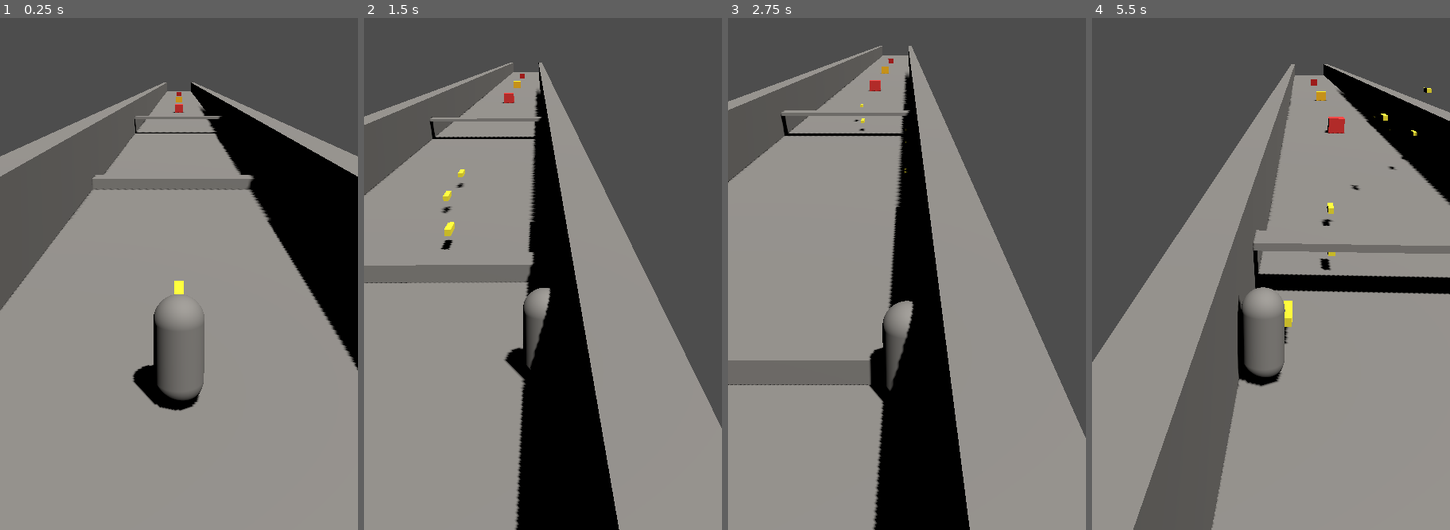
Above: before the commit, frames 1-4 (left to right).
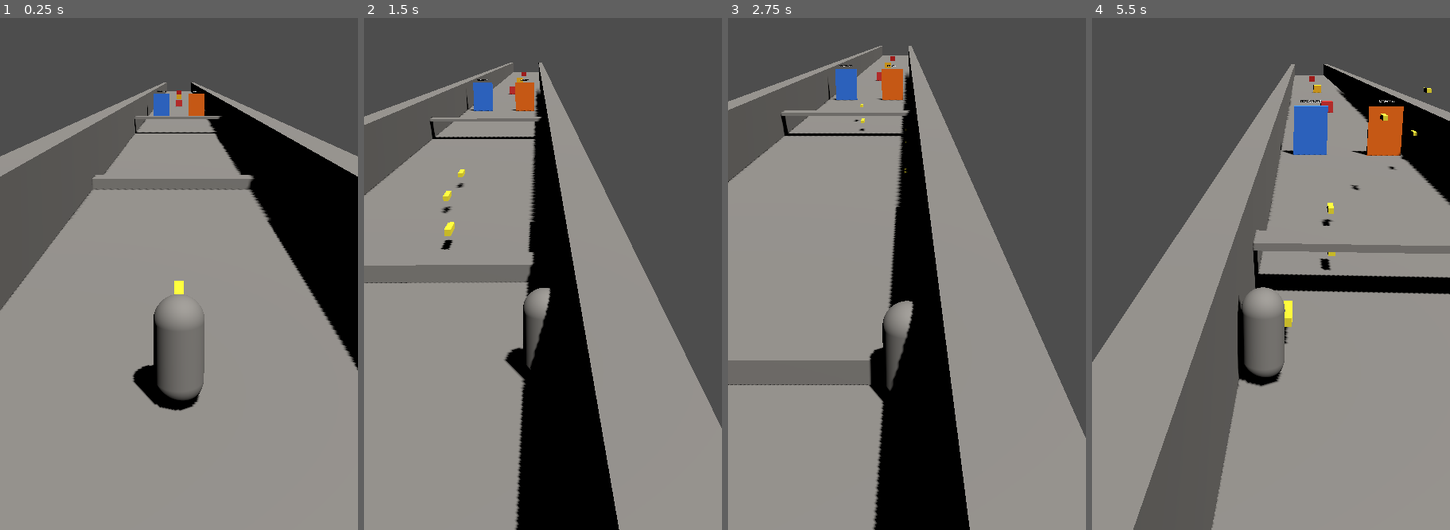
Above: after the commit, the same moments.

Repository: KolovratRUS/Relic-Run
Game: Godot game, scene res://scenes/levels/prototype_level.tscn
Two runs of this game, one before a commit and one after it. Both use one fixed random seed, a clock stepped at 60 frames per second and the inputs below.
Inputs (mouse positions are in pixels of both pictures, inside the frame that each line leads up to):
- Up to frame 1 (0.25 s): no input
- Up to frame 2 (1.5 s): move the mouse to (621, 181) at 0.52 s; hold D (move_right) 0.53-1.25 s; click (621, 181) at 0.67 s; drag from (471, 243) to (525, 340) at 1.27 s
- Up to frame 3 (2.75 s): move the mouse to (942, 69) at 2.02 s; hold D (move_right) from 2.03 s (still down)
- Up to frame 4 (5.5 s): release D (move_right) at 2.75 s; drag from (1253, 340) to (1163, 115) at 2.77 s; move the mouse to (1378, 304) at 3.52 s; hold A (move_left) 3.53-4.25 s; drag from (1163, 115) to (1217, 53) at 4.27 s; move the mouse to (1288, 212) at 5.02 s; hold A (move_left) from 5.03 s (still down); click (1288, 212) at 5.17 s

The runs differ from the first frame. In frame 1, 0.5% of the frame differs, in the area x 41-58%, y 14-20%; in frame 2, 0.7%; in frame 3, 0.9%; in frame 4, 2.2%, in the area x 52-88%, y 11-27%.

Commit message:
Add upgrade gate system

Diff:
--- a/scenes/levels/prototype_level.tscn
+++ b/scenes/levels/prototype_level.tscn
@@ -6,6 +6,7 @@
 [ext_resource type="PackedScene" path="res://scenes/obstacles/jump_obstacle.tscn" id="4"]
 [ext_resource type="PackedScene" path="res://scenes/obstacles/slide_obstacle.tscn" id="5"]
 [ext_resource type="PackedScene" path="res://scenes/targets/destructible_target.tscn" id="6"]
+[ext_resource type="PackedScene" path="res://scenes/upgrades/upgrade_gate_pair.tscn" id="7"]
 
 [sub_resource type="Environment" id="env"]
 background_mode = 2
@@ -86,17 +87,20 @@
 [node name="SlideObstacle" parent="." instance=ExtResource(5)]
 position = Vector3(0, 1.5, -45)
 
+[node name="GatePair1" parent="." instance=ExtResource(7)]
+position = Vector3(0, 0, -65)
+
 [node name="WeakTarget" parent="." instance=ExtResource(6)]
-position = Vector3(0, 0.6, -75)
+position = Vector3(0, 0.6, -90)
 max_health = 1.0
 base_color = Color(0.9,0.2,0.2,1)
 
 [node name="MediumTarget" parent="." instance=ExtResource(6)]
-position = Vector3(0, 0.6, -105)
+position = Vector3(0, 0.6, -120)
 max_health = 3.0
 base_color = Color(1,0.75,0.1,1)
 
 [node name="StrongTarget" parent="." instance=ExtResource(6)]
-position = Vector3(0, 0.6, -140)
+position = Vector3(0, 0.6, -155)
 max_health = 6.0
 base_color = Color(0.8,0.1,0.1,1)
--- /dev/null
+++ b/scenes/upgrades/upgrade_gate.tscn
@@ -0,0 +1,32 @@
+[gd_scene format=3]
+
+[ext_resource type="Script" path="res://scripts/upgrades/upgrade_gate.gd" id="1"]
+
+[sub_resource type="BoxMesh" id="gate_mesh"]
+size = Vector3(2.0, 3.0, 0.2)
+
+[sub_resource type="BoxShape3D" id="gate_shape"]
+size = Vector3(2.0, 3.0, 0.2)
+
+[sub_resource type="StandardMaterial3D" id="gate_mat"]
+albedo_color = Color(0.2, 0.5, 1, 1)
+
+[node name="UpgradeGate" type="Area3D" groups=["upgrade_gate"]]
+collision_layer = 0
+collision_mask = 1
+monitoring = true
+script = ExtResource("1")
+
+[node name="MeshInstance3D" type="MeshInstance3D" parent="."]
+mesh = SubResource("gate_mesh")
+surface_material_override/0 = SubResource("gate_mat")
+
+[node name="CollisionShape3D" type="CollisionShape3D" parent="."]
+shape = SubResource("gate_shape")
+
+[node name="Label3D" type="Label3D" parent="."]
+pixel_size = 0.005
+position = Vector3(0, 1.8, 0.15)
+text = "UPGRADE"
+horizontal_alignment = 1
+vertical_alignment = 1
--- /dev/null
+++ b/scenes/upgrades/upgrade_gate_pair.tscn
@@ -0,0 +1,20 @@
+[gd_scene format=3]
+
+[ext_resource type="Script" path="res://scripts/upgrades/upgrade_gate_pair.gd" id="1"]
+[ext_resource type="PackedScene" path="res://scenes/upgrades/upgrade_gate.tscn" id="2"]
+[ext_resource type="PackedScene" path="res://scenes/upgrades/upgrade_gate.tscn" id="3"]
+
+[node name="GatePair1" type="Node3D"]
+script = ExtResource("1")
+
+[node name="LeftGate" parent="." instance=ExtResource("2")]
+upgrade_type = 0
+upgrade_amount = 0.7
+display_text = "FIRE RATE +30%"
+gate_color = Color(0.2, 0.5, 1, 1)
+
+[node name="RightGate" parent="." instance=ExtResource("3")]
+upgrade_type = 1
+upgrade_amount = 1.0
+display_text = "DAMAGE +1"
+gate_color = Color(1, 0.45, 0.05, 1)
--- a/scripts/combat/auto_shooter.gd
+++ b/scripts/combat/auto_shooter.gd
@@ -3,6 +3,8 @@
 @export var fire_interval: float = 0.4
 @export var projectile_scene: PackedScene
 @export_node_path("Marker3D") var muzzle_path: NodePath
+@export var min_fire_interval: float = 0.1
+var projectile_damage: float = 1.0
 
 var _cooldown: float = 0.0
 var _muzzle: Marker3D
@@ -33,3 +35,13 @@
 		get_tree().current_scene.add_child(projectile)
 		projectile.global_transform.origin = _muzzle.global_transform.origin
 		projectile.global_transform.basis = _muzzle.global_transform.basis
+		if projectile.has_method("set_damage"):
+			projectile.set_damage(projectile_damage)
+
+
+func apply_fire_rate_upgrade(multiplier: float) -> void:
+	fire_interval = max(min_fire_interval, fire_interval * multiplier)
+
+
+func apply_damage_upgrade(amount: float) -> void:
+	projectile_damage += amount
--- a/scripts/combat/projectile.gd
+++ b/scripts/combat/projectile.gd
@@ -58,3 +58,7 @@
 		obj.apply_damage(damage)
 	_alive = false
 	queue_free()
+
+
+func set_damage(value: float) -> void:
+	damage = max(0.0, value)
--- a/scripts/player/player.gd
+++ b/scripts/player/player.gd
@@ -1,4 +1,7 @@
 extends CharacterBody3D
+
+const UPGRADE_FIRE_RATE: int = 0
+const UPGRADE_DAMAGE: int = 1
 
 ## Forward movement
 @export var forward_speed: float = 10.0
@@ -213,3 +216,14 @@
 	move_and_slide()
 
 	global_position.x = clamp(global_position.x, -corridor_half_width, corridor_half_width)
+
+
+func apply_upgrade(upgrade_type: int, upgrade_amount: float) -> void:
+	var shooter: Node3D = $AutoShooter
+	if shooter == null:
+		return
+	match upgrade_type:
+		UPGRADE_FIRE_RATE:
+			shooter.apply_fire_rate_upgrade(upgrade_amount)
+		UPGRADE_DAMAGE:
+			shooter.apply_damage_upgrade(upgrade_amount)
--- /dev/null
+++ b/scripts/upgrades/upgrade_gate.gd
@@ -0,0 +1,39 @@
+extends Area3D
+
+signal gate_selected(gate: Area3D, body: Node)
+
+@export var upgrade_type: int = 0
+@export var upgrade_amount: float = 0.0
+@export var display_text: String = ""
+@export var gate_color: Color = Color(1, 1, 1, 1)
+@export var consumed: bool = false
+
+var _label: Label3D = null
+var _mesh: MeshInstance3D = null
+
+
+func _ready() -> void:
+	body_entered.connect(_on_body_entered)
+	_label = $Label3D
+	_mesh = $MeshInstance3D
+	_update_visuals()
+
+
+func _on_body_entered(body: Node) -> void:
+	if consumed:
+		return
+	if body == null:
+		return
+	if not body.is_in_group("player"):
+		return
+	consumed = true
+	gate_selected.emit(self, body)
+
+
+func _update_visuals() -> void:
+	if _label != null:
+		_label.text = display_text
+	if _mesh != null:
+		var material := StandardMaterial3D.new()
+		material.albedo_color = gate_color
+		_mesh.set_surface_override_material(0, material)
--- /dev/null
+++ b/scripts/upgrades/upgrade_gate_pair.gd
@@ -0,0 +1,38 @@
+extends Node3D
+
+@export var left_position: Vector3 = Vector3(-2.2, 1.5, 0)
+@export var right_position: Vector3 = Vector3(2.2, 1.5, 0)
+
+var _left_gate: Area3D = null
+var _right_gate: Area3D = null
+var _applied: bool = false
+
+
+func _ready() -> void:
+	_left_gate = $LeftGate
+	_right_gate = $RightGate
+	if _left_gate != null:
+		_left_gate.position = left_position
+		_left_gate.gate_selected.connect(_on_gate_selected)
+	if _right_gate != null:
+		_right_gate.position = right_position
+		_right_gate.gate_selected.connect(_on_gate_selected)
+
+
+func _on_gate_selected(gate: Area3D, body: Node) -> void:
+	if _applied:
+		return
+	_applied = true
+
+	if body.has_method("apply_upgrade"):
+		body.apply_upgrade(gate.upgrade_type, gate.upgrade_amount)
+
+	if _left_gate != null:
+		_left_gate.consumed = true
+		_left_gate.visible = false
+		_left_gate.monitoring = false
+
+	if _right_gate != null:
+		_right_gate.consumed = true
+		_right_gate.visible = false
+		_right_gate.monitoring = false
Not shown, added: scripts/upgrades/upgrade_gate.gd.uid
Not shown, added: scripts/upgrades/upgrade_gate_pair.gd.uid
